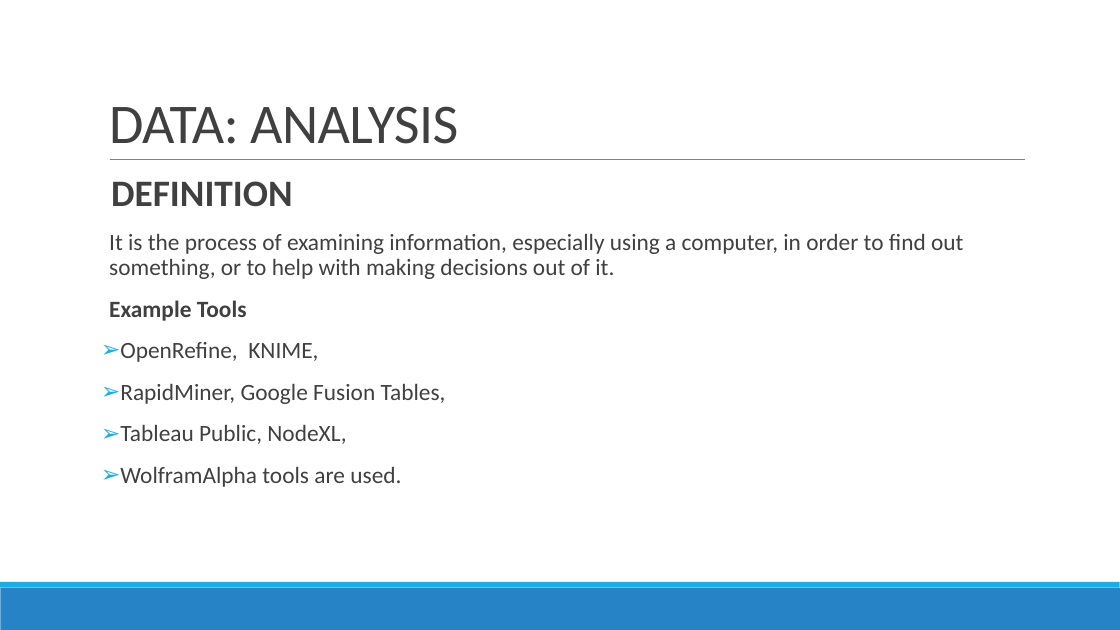
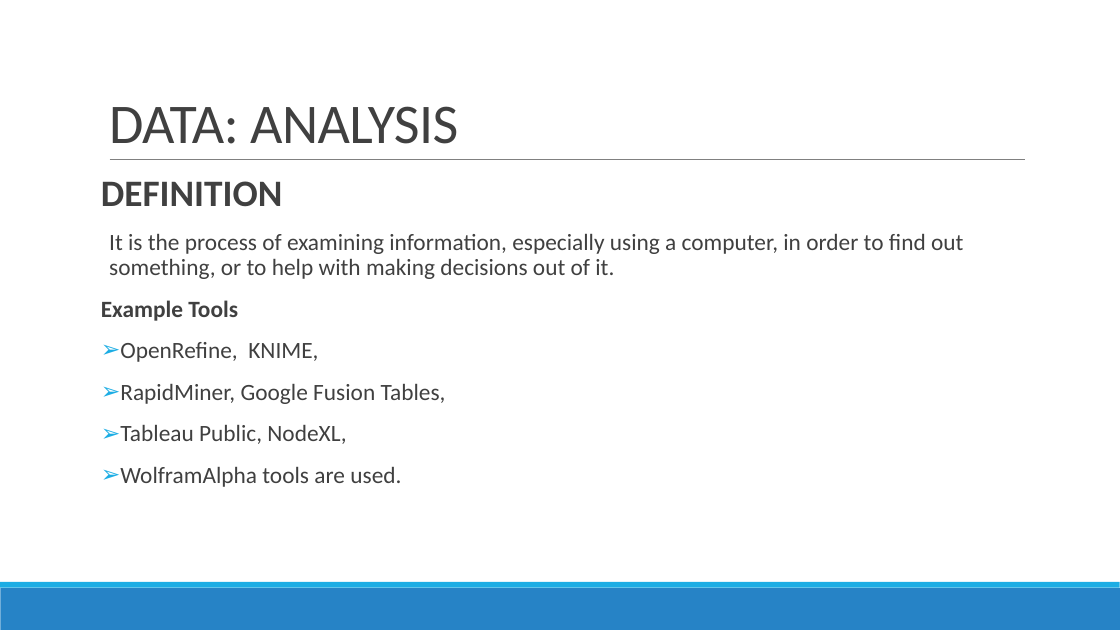
Before and after one commit to DistributedSystems-Fall2018-NEDUET/project-dist_sys, a slide deck: slide 11 of Project Interim Submission/Generic DS Framework.pptx. Drawn at 1120x630 pixels with LibreOffice and Linux fonts; fonts in the diff are those of the drawing. Boxes give left, top, right and bottom in pixels: in the first picture for what was removed or moved away, otherwise in the second. Text is boxed around its words. In the diff, an @@ line names an element or a change of style, - is before the commit and + after.

Commit message:
added: data analytics slide
Added Data analytics slides

```diff
--- a/Project Interim Submission/Generic DS Framework.pptx
+++ b/Project Interim Submission/Generic DS Framework.pptx
@@ text at (101, 181, 283, 321): bullet   to none @@
```
Also in this commit, not shown: 1 slide added.
